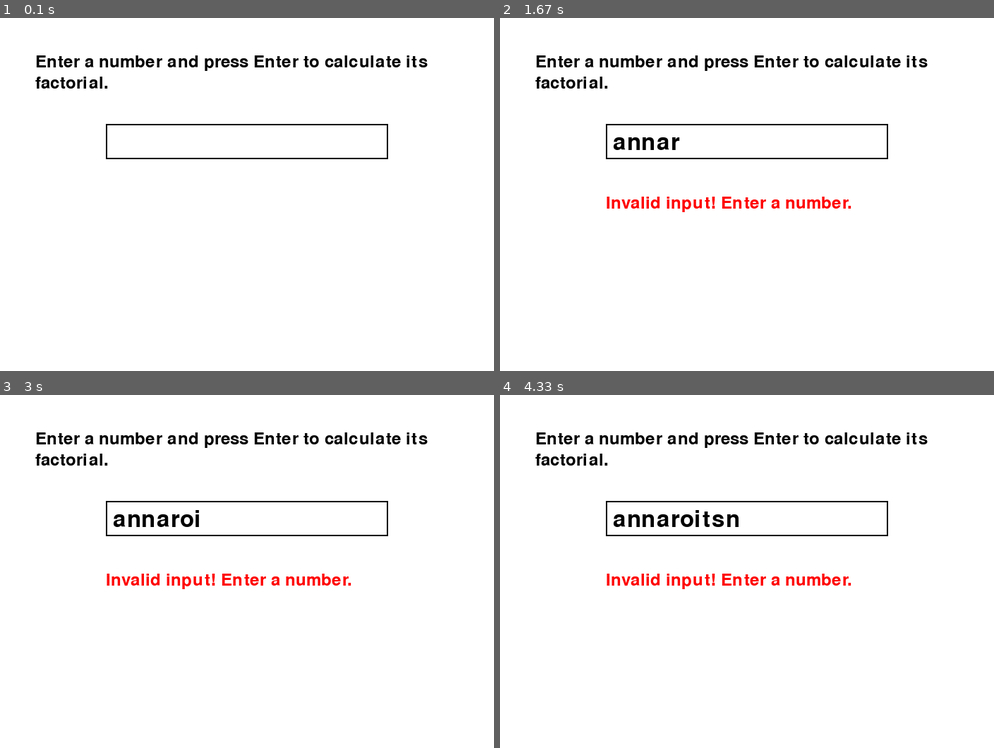
Above: before the commit, frames 1-4 (two rows, left to right).
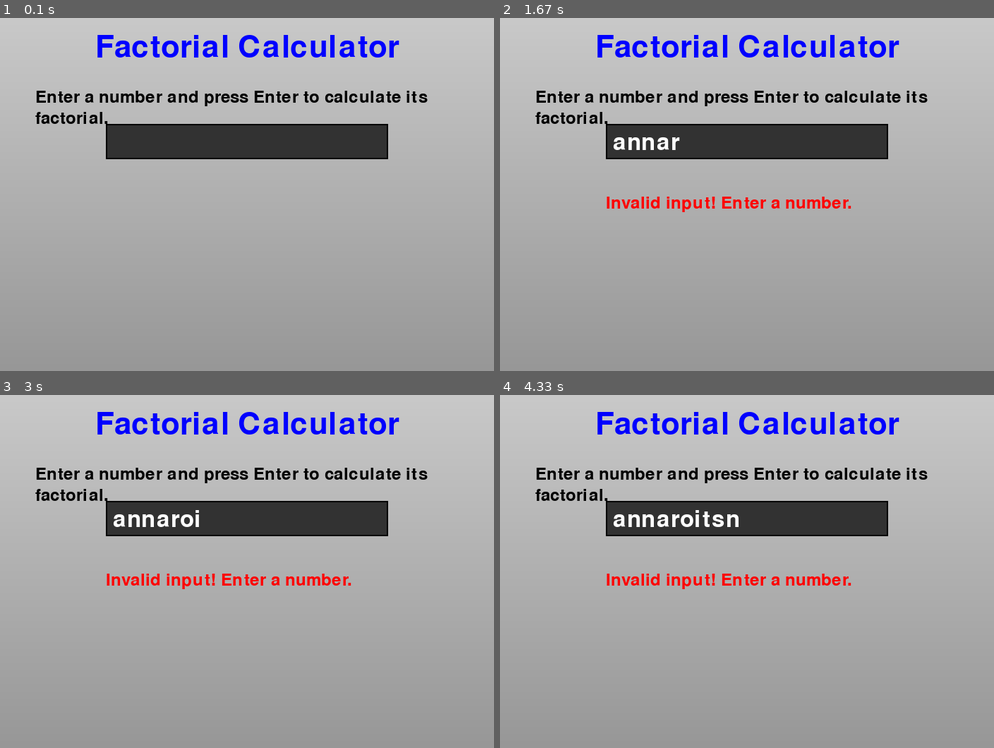
Above: after the commit, the same moments.

Repository: ZafarK638/zafark-python-classwork
Game: pygame game, started from Programming Challenges/OCR01.py
Two runs of this game, one before a commit and one after it. Both use one fixed random seed, a clock stepped at 60 frames per second and the inputs below.
Inputs:
- Up to frame 1 (0.1 s): no input
- Up to frame 2 (1.67 s): type "ann" at 0.33 s; tap Enter at 0.67, 1.02, 1.57 s; type "a" at 0.88 s; type "r" at 1.43 s
- Up to frame 3 (3 s): type "o" at 1.98 s; tap Enter at 2.12, 2.67 s; type "i" at 2.53 s
- Up to frame 4 (4.33 s): type "t" at 3.08 s; tap Enter at 3.22, 3.77, 4.32 s; type "s" at 3.63 s; type "n" at 4.18 s

The runs differ from the first frame. In frame 1, 99% of the frame differs, in the area x 0-100%, y 0-100%; in frame 2, 99%; in frame 3, 99%; in frame 4, 99%.

Commit message:
Update OCR01.py

Diff:
--- a/Programming Challenges/OCR01.py
+++ b/Programming Challenges/OCR01.py
@@ -6,6 +6,9 @@
 WHITE = (255, 255, 255)
 GREEN = (0, 255, 0)
 RED = (255, 0, 0)
+BLUE = (0, 0, 255)
+LIGHT_GRAY = (200, 200, 200)
+DARK_GRAY = (50, 50, 50)
 
 pygame.init()
 
@@ -20,6 +23,7 @@
 # Fonts
 font = pygame.font.Font(None, 36)
 input_font = pygame.font.Font(None, 48)
+title_font = pygame.font.Font(None, 64)
 
 # Input and output variables
 input_text = ""
@@ -78,15 +82,22 @@
             else:
                 input_text += event.unicode
 
-    # Clear the screen
-    screen.fill(WHITE)
+    # Clear the screen with a gradient background
+    for y in range(height):
+        color = (LIGHT_GRAY[0] - y // 10, LIGHT_GRAY[1] - y // 10, LIGHT_GRAY[2] - y // 10)
+        pygame.draw.line(screen, color, (0, y), (width, y))
+
+    # Draw title
+    title_surface = title_font.render("Factorial Calculator", True, BLUE)
+    screen.blit(title_surface, (width // 2 - title_surface.get_width() // 2, 20))
 
     # Render input box
     input_box = pygame.Rect(150, 150, 400, 50)
+    pygame.draw.rect(screen, DARK_GRAY, input_box)
     pygame.draw.rect(screen, BLACK, input_box, 2)
 
     # Render text
-    input_surface = input_font.render(input_text, True, BLACK)
+    input_surface = input_font.render(input_text, True, WHITE)
     wrapped_result = wrap_text(result_text, font, 500)
 
     # Blit text and input box
@@ -99,7 +110,7 @@
     instructions = wrap_text("Enter a number and press Enter to calculate its factorial.", font, 600)
     for i, line in enumerate(instructions):
         instruction_surface = font.render(line, True, BLACK)
-        screen.blit(instruction_surface, (50, 50 + i * 30))
+        screen.blit(instruction_surface, (50, 100 + i * 30))
 
     # Update the screen
     pygame.display.flip()
